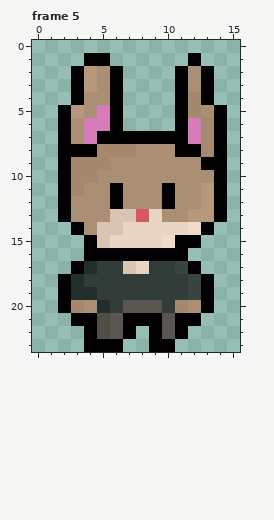
Two versions of one pixel-art file, Sprites/Player/LandAnimation.ase. The first picture shows the starting point.
16x24 pixels, 5 frames. Colours within 5 levels of each other are drawn and written as one. Shown: frame 5. The commit also changed other frames, which this record leaves out.
After:
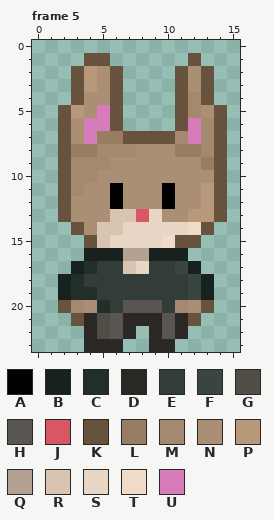
Palette (. is transparent): A #000000  B #17221f  C #212e2a  D #2a2825  E #323c39  F #3a4541  G #504c46  H #595652  J #d95763  K #67523d  L #987d63  M #a4896f  N #ab8f74  P #b7987b  Q #b3a292  R #d9c4b1  S #e8d5c4  T #f0dbc9  U #d77bba
Change:
Frame 5:
y 1: x 4..5 AA -> KK; x 12 A -> K
y 2..4: x 3 A -> K; x 6 A -> K; x 11 A -> K; x 13 A -> K
y 5..6: x 2 A -> K; x 6 A -> K; x 11 A -> K; x 14 A -> K
y 7: x 2 A -> K; x 5..11 AAAAAAA -> LLKKKKM; x 14 A -> K
y 8: x 2..4 AAA -> KLL; x 11..12 AA -> LL; x 14 A -> K
y 9: x 2 A -> K; x 13..14 AA -> LK
y 10..13: x 2 A -> K; x 14 A -> K
y 14: x 3 A -> K; x 13 A -> K
y 15: x 4 A -> K; x 11..12 AA -> KK
y 16: x 4..11 AAAAAAAA -> BBBQQBBB
y 17: x 3 A -> B; x 12 A -> B
y 18..19: x 2 A -> B; x 13 A -> B
y 20: x 2 A -> K; x 13 A -> K
y 21: x 3..4 AA -> KD; x 7..9 AAA -> DDD; x 11..12 AA -> DK
y 22: x 4 A -> D; x 7 A -> D; x 9 A -> D; x 11 A -> D
y 23: x 4..6 AAA -> DDD; x 9..10 AA -> DD
Pixel boxes of the changes (left, top, right, bottom) in both pictures:
changed: (58, 53, 227, 352)
